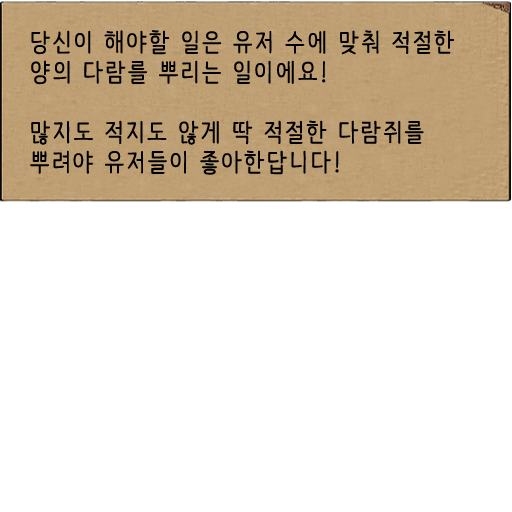
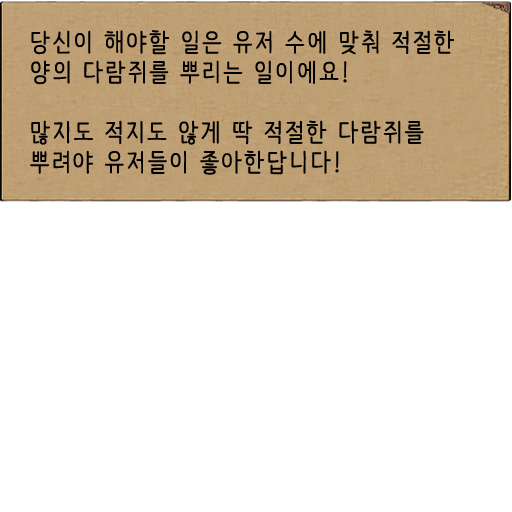
Before/after of a 512 x 512 layered artwork. What changed in the layer stack:
renamed "당신이 해야할 일은 유저 수에 맞춰 적절한 양의 다람를 뿌리는 일이에요! 많지도 적지도 않게 딱 적절한 다람쥐를" to "당신이 해야할 일은 유저 수에 맞춰 적절한 양의 다람쥐를 뿌리는 일이에요! 많지도 적지도 않게 딱 적절한 다람쥐", painted on it over [left=87, top=35, right=437, bottom=140]
